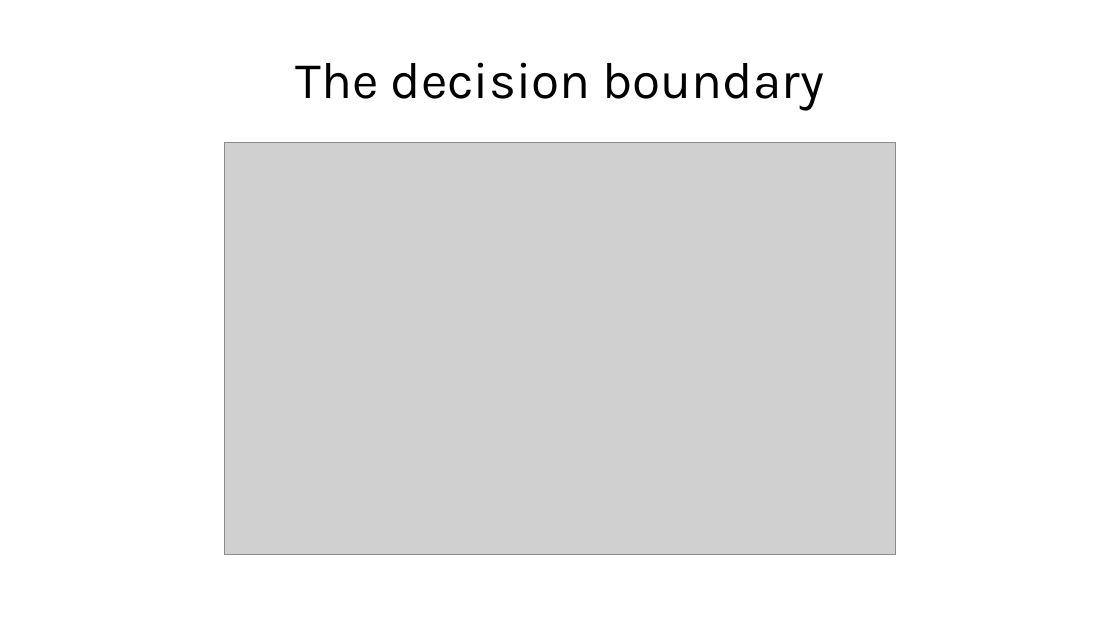
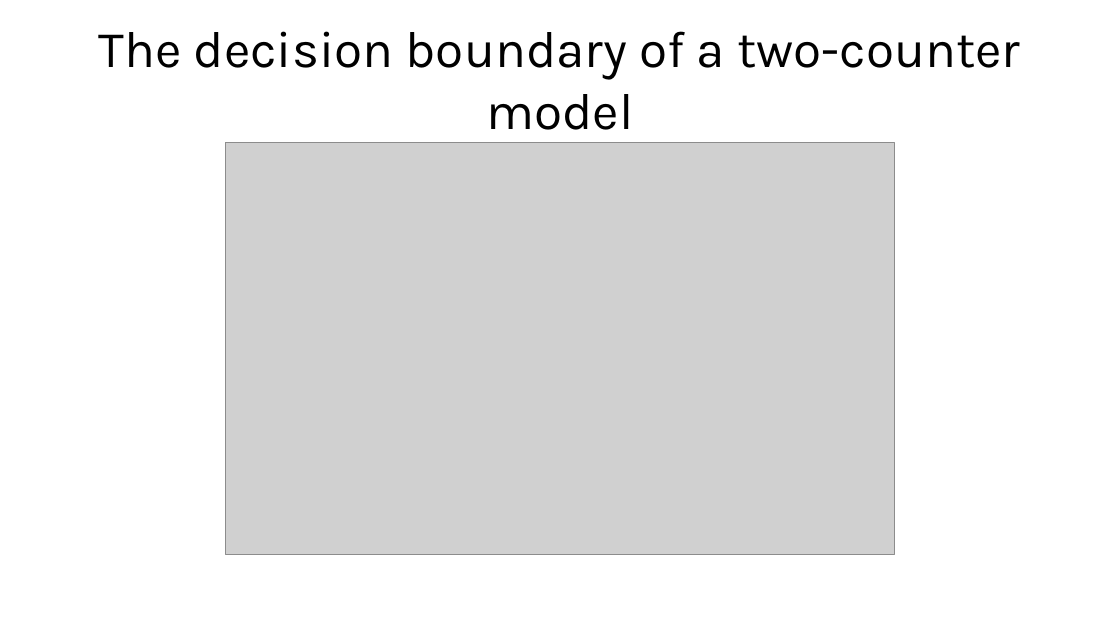
Before and after one commit to fabioantonini/technologies-for-artificial-intelligence, a slide deck: slide 28 of Lessons/04_classification_and_metrics/Slides/classification_and_metrics_slides.pptx. Drawn at 1120x630 pixels with LibreOffice and Linux fonts; fonts in the diff are those of the drawing; grey boxes stand for pictures; background and template pictures are left out. Boxes give left, top, right and bottom in pixels: in the first picture for what was removed or moved away, otherwise in the second. Text is boxed around its words. In the diff, an @@ line names an element or a change of style, - is before the commit and + after.

```diff
--- a/Lessons/04_classification_and_metrics/Slides/classification_and_metrics_slides.pptx
+++ b/Lessons/04_classification_and_metrics/Slides/classification_and_metrics_slides.pptx
@@ title at (99,31,1020,130): text changed @@
-The decision boundary
+The decision boundary of a two-counter model
```
Also in this commit, not shown: 9 other slides changed, 1 slide added, 17 other files.
